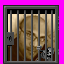
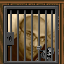
Comparing the layer stacks of the two 64px x 64px images. Changes:
renamed "Background" to "Layer 1", painted on it over (x1=0, y1=0, x2=64, y2=64)
